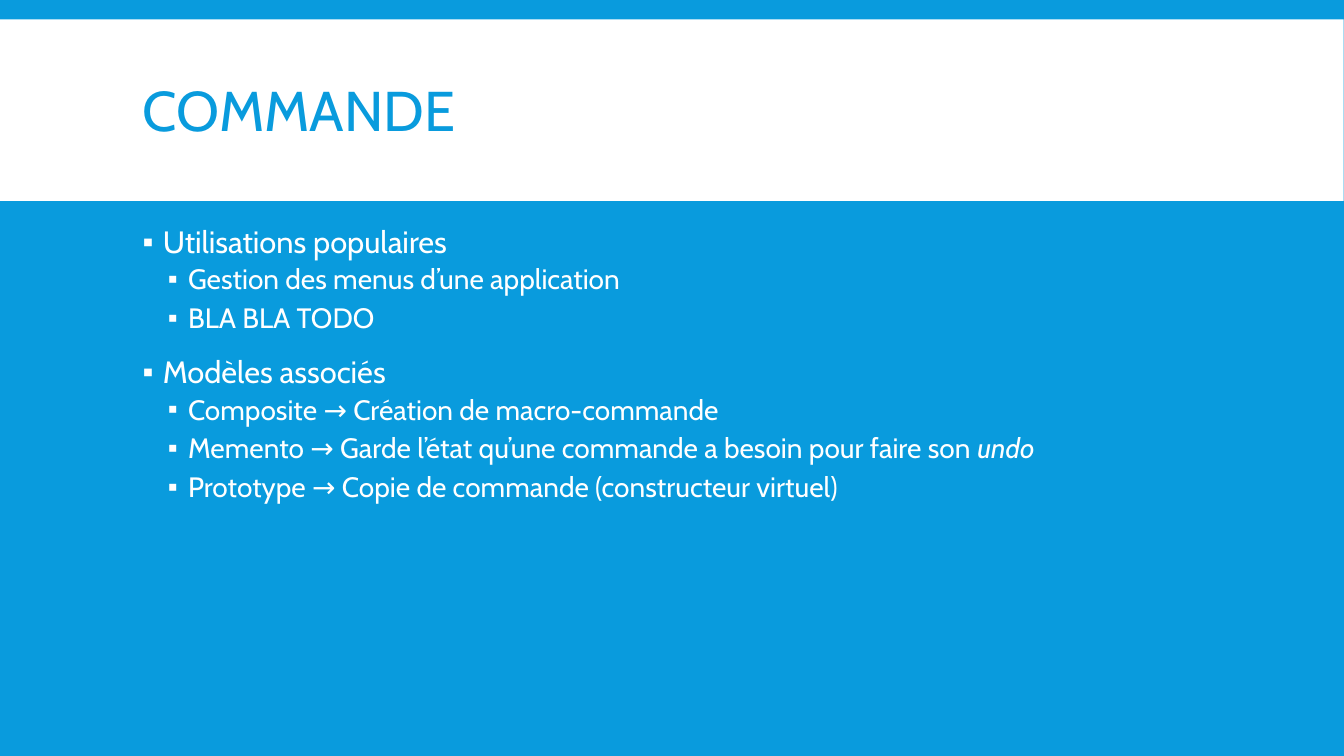
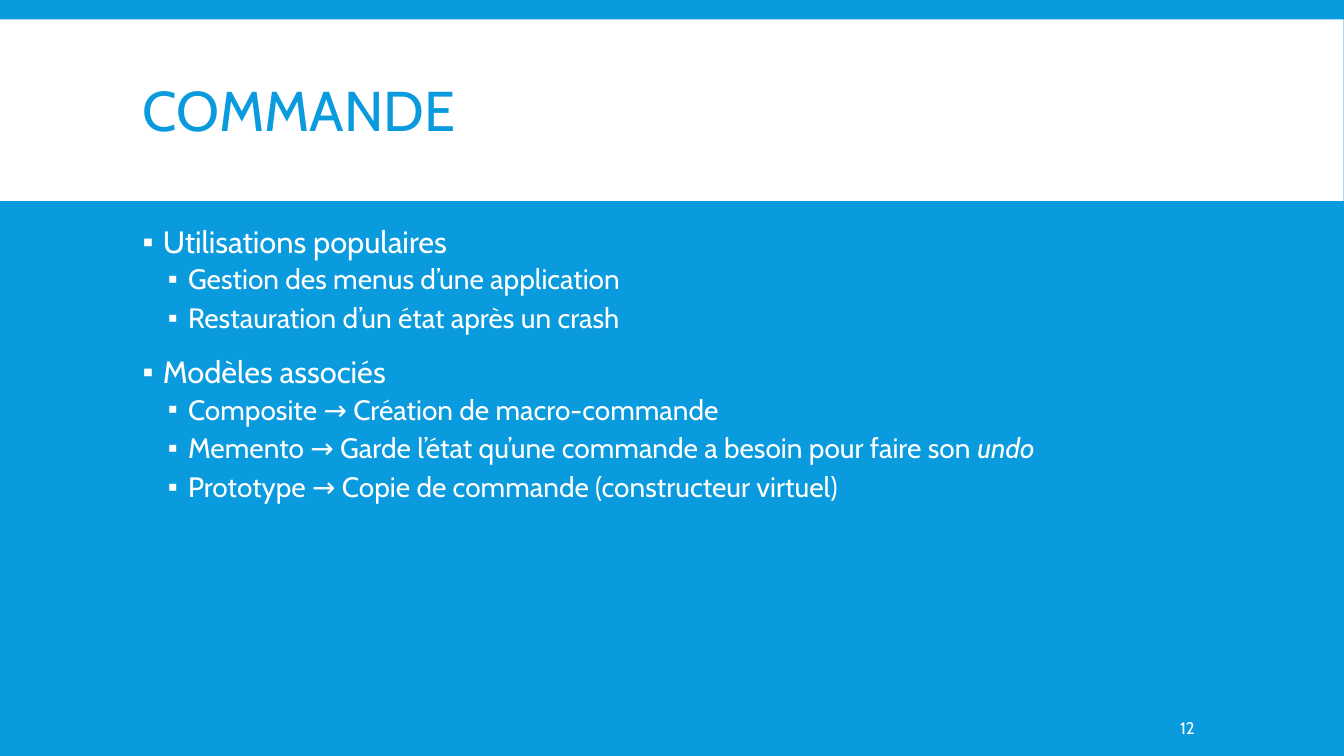
Before and after one commit to BastienClement/Sokonet, a slide deck: slide 12 of Commande.pptx. Drawn at 1344x756 pixels with LibreOffice and Linux fonts; fonts in the diff are those of the drawing. Boxes give left, top, right and bottom in pixels: in the first picture for what was removed or moved away, otherwise in the second. Text is boxed around its words. In the diff, an @@ line names an element or a change of style, - is before the commit and + after.

Commit message:
Presentation v0.4

```diff
--- a/Commande.pptx
+++ b/Commande.pptx
@@ text at [188,307,620,335]: text changed @@
-  ▪ BLA BLA TODO
+  ▪ Restauration d’un état après un crash
@@ page number added at [1180,722,1195,734], 12 pt, text #FFFFFF @@
+12
```
Also in this commit, not shown: 11 other slides changed.
